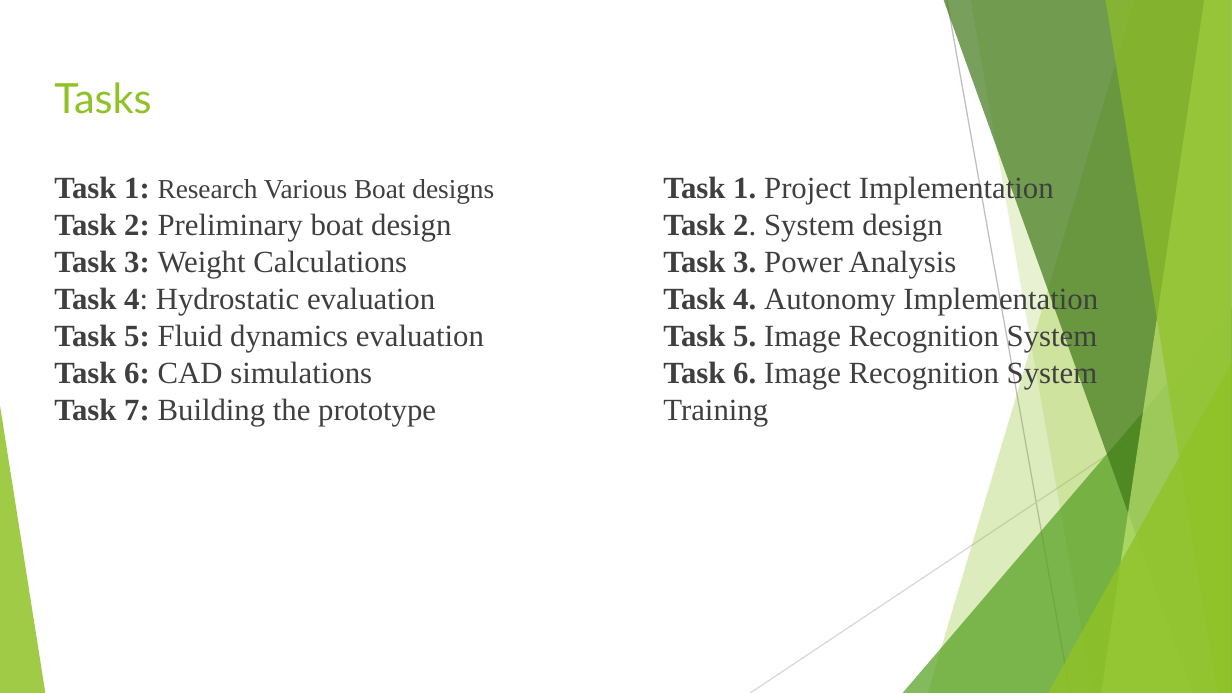
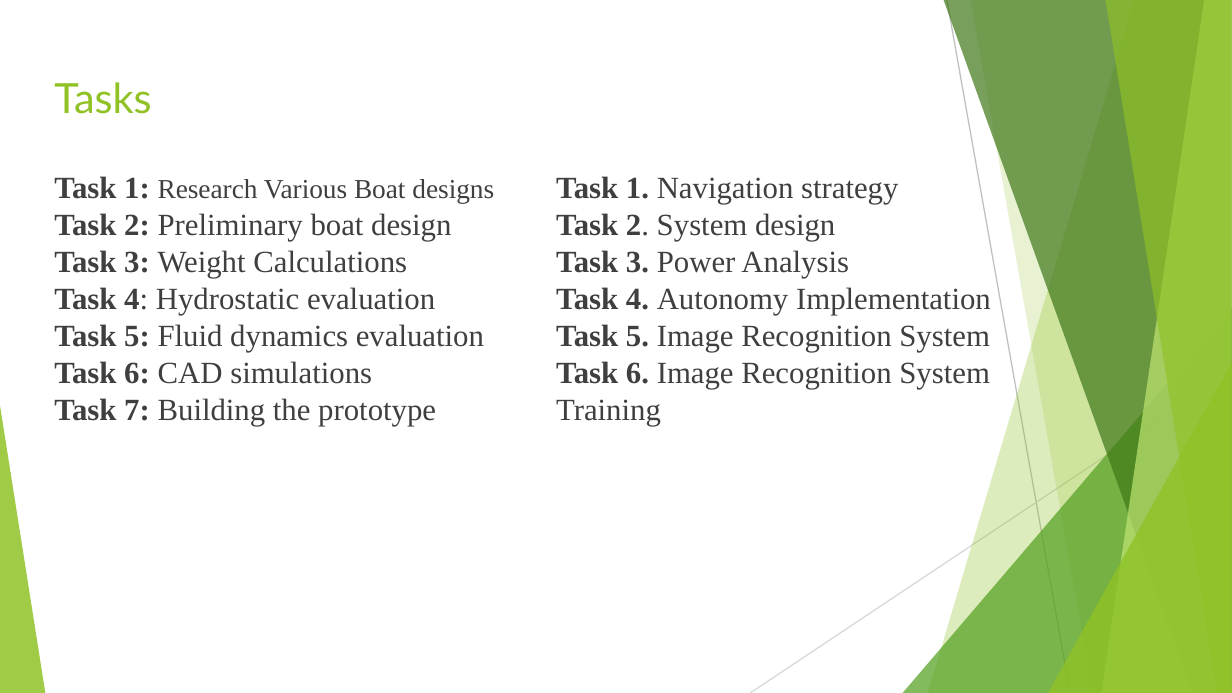
Before and after one commit to mmehmood/senior-design, a slide deck: slide 9 of Final Presentation task 1-6 and 1-5.pptx (slide 7 before the commit). Drawn at 1232x693 pixels with LibreOffice and Linux fonts; fonts in the diff are those of the drawing. Boxes give left, top, right and bottom in pixels: in the first picture for what was removed or moved away, otherwise in the second. Text is boxed around its words. In the diff, an @@ line names an element or a change of style, - is before the commit and + after.

```diff
--- a/Final Presentation task 1-6 and 1-5.pptx
+++ b/Final Presentation task 1-6 and 1-5.pptx
@@ text "Task 1. Navigation strategy": place and size @@
-text "Task 1. Navigation strategy" at (663, 174, 1098, 426)
+text "Task 1. Navigation strategy" at (556, 176, 991, 426)
@@ text at (556, 176, 898, 204): text changed @@
-Task 1. Project Implementation
+Task 1. Navigation strategy
```
Also in this commit, not shown: 18 other slides changed, 14 slides added, 15 slides removed.
